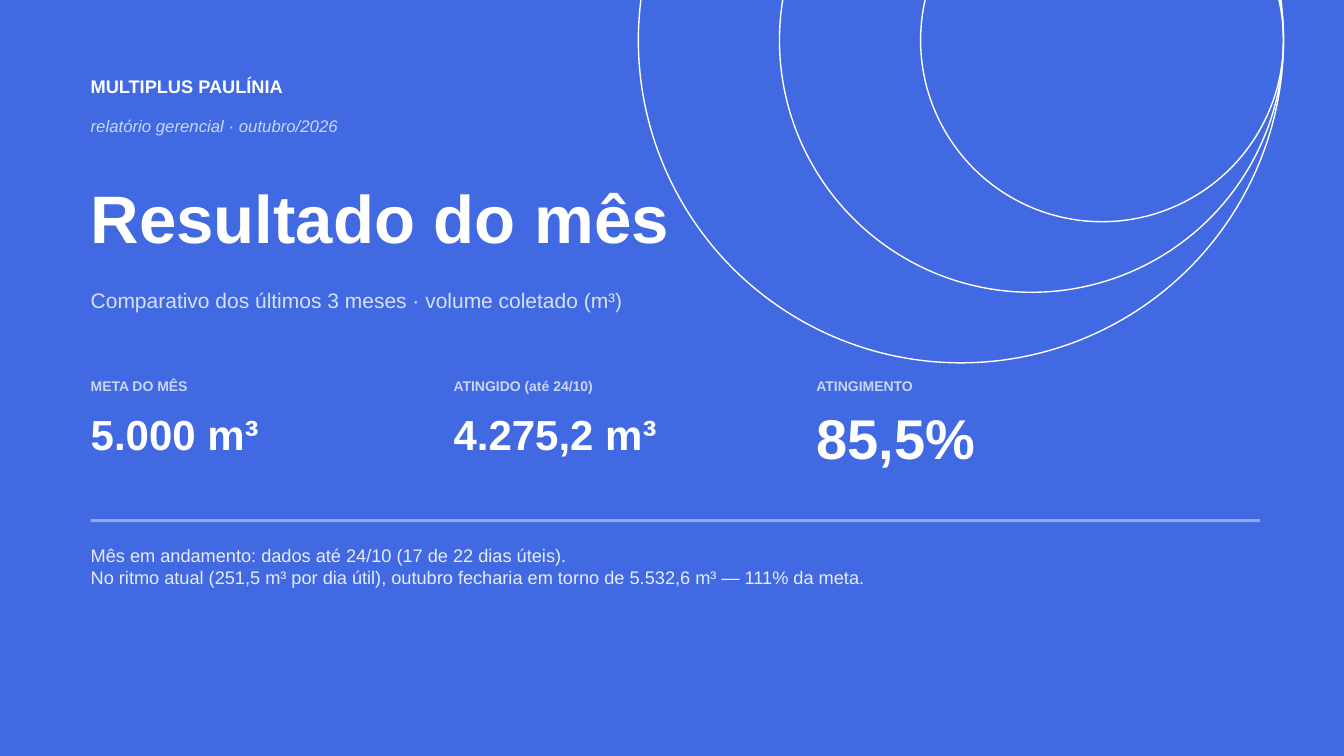
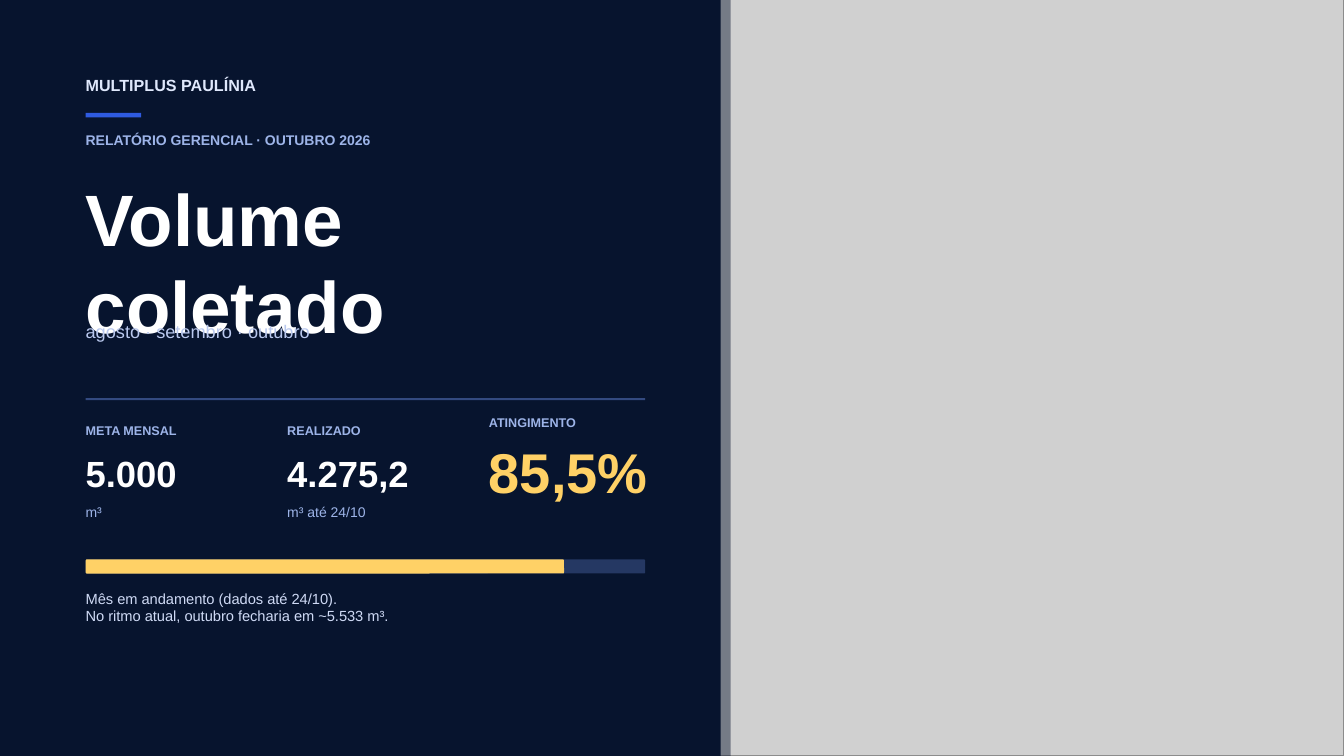
Before and after one commit to philippbrmultiplus-rgb/multiplus-crm, a slide deck: slide 1 of public/apresentacao-exemplo-outubro-2026.pptx. Drawn at 1344x756 pixels with LibreOffice and Linux fonts; fonts in the diff are those of the drawing; grey boxes stand for pictures. Boxes give left, top, right and bottom in pixels: in the first picture for what was removed or moved away, otherwise in the second. Text is boxed around its words. In the diff, an @@ line names an element or a change of style, - is before the commit and + after.

```diff
--- a/public/apresentacao-exemplo-outubro-2026.pptx
+++ b/public/apresentacao-exemplo-outubro-2026.pptx
@@ rectangle: place and size @@
-rectangle at box(0, 0, 1344, 756)
+rectangle at box(0, 0, 721, 756)
@@ rectangle at box(0, 0, 721, 756): fill #4169E1 to #07142E @@
@@ ellipse removed at box(638, 0, 1284, 363) @@
@@ rectangle added at box(645, 0, 686, 756), fill #07142E at 20% opacity @@
@@ rectangle added at box(681, 0, 731, 756), fill #07142E at 45% opacity @@
@@ picture added at box(691, 0, 1344, 756) @@
@@ ellipse removed at box(779, 0, 1284, 292) @@
@@ ellipse removed at box(921, 0, 1284, 222) @@
@@ text "MULTIPLUS PAULÍNIA" at box(86, 78, 256, 91): size 13 to 11.5 pt, text colour #FFFFFF to #DFE8FC @@
@@ rectangle added at box(86, 113, 141, 117), fill #2F5BE0 @@
@@ text at box(86, 133, 370, 145): text changed; size 12 to 10 pt; text colour #C9D6F8 to #9DB4E8; bold on; italic off @@
-relatório gerencial · outubro/2026
+RELATÓRIO GERENCIAL · OUTUBRO 2026
@@ text at box(86, 193, 385, 342): text changed; size 48 to 52 pt @@
-Resultado do mês
+Volume
+coletado
@@ text at box(86, 324, 310, 342): text changed; size 15 to 13 pt; text colour #D7E0FA to #B9C8EE @@
-Comparativo dos últimos 3 meses · volume coletado (m³)
+agosto · setembro · outubro
@@ text removed at box(91, 380, 187, 391) @@
-META DO MÊS
@@ rectangle added at box(86, 398, 645, 400), fill #334A80 @@
@@ text "ATINGIMENTO": place and size @@
-text "ATINGIMENTO" at box(816, 381, 912, 391)
+text "ATINGIMENTO" at box(489, 418, 576, 427)
@@ text "ATINGIMENTO" at box(489, 418, 576, 427): size 10 to 9 pt, text colour #C9D6F8 to #9DB4E8 @@
@@ text added at box(86, 426, 176, 435), 9 pt, text #9DB4E8, bold @@
+META MENSAL
@@ text added at box(287, 426, 361, 435), 9 pt, text #9DB4E8, bold @@
+REALIZADO
@@ text "85,5%": place and size @@
-text "85,5%" at box(816, 420, 975, 468)
+text "85,5%" at box(489, 454, 648, 502)
@@ text "85,5%" at box(489, 454, 648, 502): text colour #FFFFFF to #FFD166 @@
@@ text at box(86, 461, 177, 488): text changed; size 30 to 26 pt @@
-5.000 m³
+5.000
@@ text added at box(287, 461, 408, 493), 26 pt, text #FFFFFF, bold @@
+4.275,2
@@ text at box(86, 507, 102, 517): text changed; size 30 to 10 pt; text colour #FFFFFF to #9DB4E8; bold off @@
-4.275,2 m³
+m³
@@ text at box(287, 506, 366, 517): text changed; text colour #C9D6F8 to #9DB4E8; bold off @@
-ATINGIDO (até 24/10)
+m³ até 24/10
@@ rectangle removed at box(91, 519, 1260, 522) @@
@@ rounded rectangle added at box(86, 560, 645, 574), fill #253863 @@
@@ rounded rectangle added at box(86, 560, 565, 574), fill #FFD166 @@
@@ text at box(86, 593, 388, 623): text changed; size 13 to 10.5 pt; text colour #E6ECFD to #CFDAF5 @@
-Mês em andamento: dados até 24/10 (17 de 22 dias úteis).
-No ritmo atual (251,5 m³ por dia útil), outubro fecharia em torno de 5.532,6 m³ — 111% da meta.
+Mês em andamento (dados até 24/10).
+No ritmo atual, outubro fecharia em ~5.533 m³.
```
Also in this commit, not shown: 4 other slides changed, 5 slides added, 4 slides removed.
